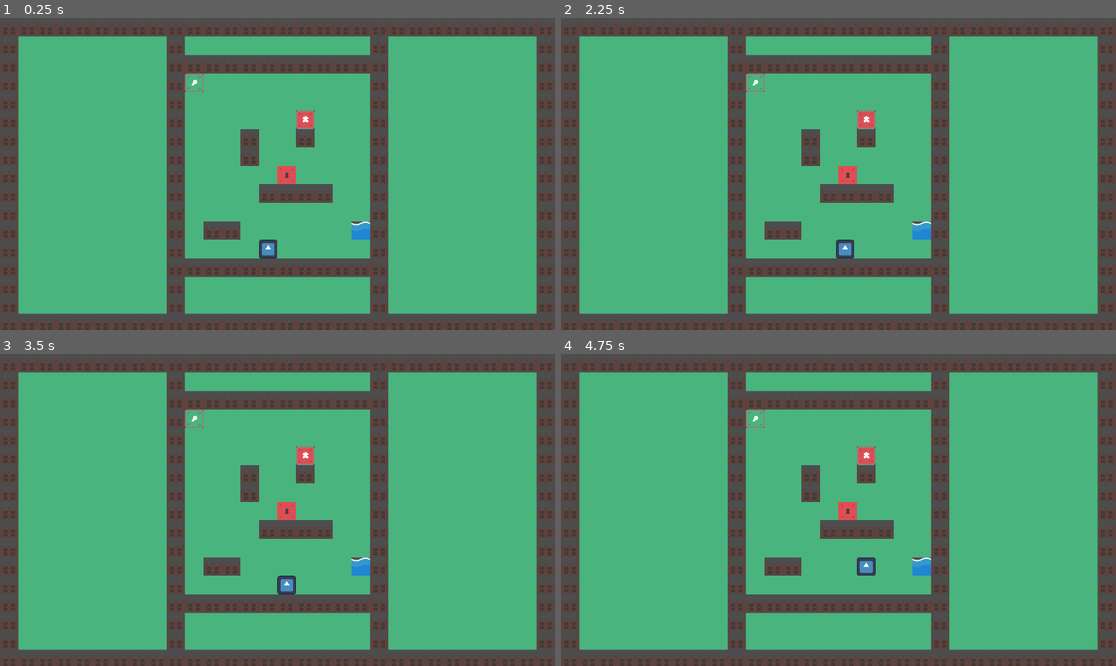
Above: before the commit, frames 1-4 (two rows, left to right).
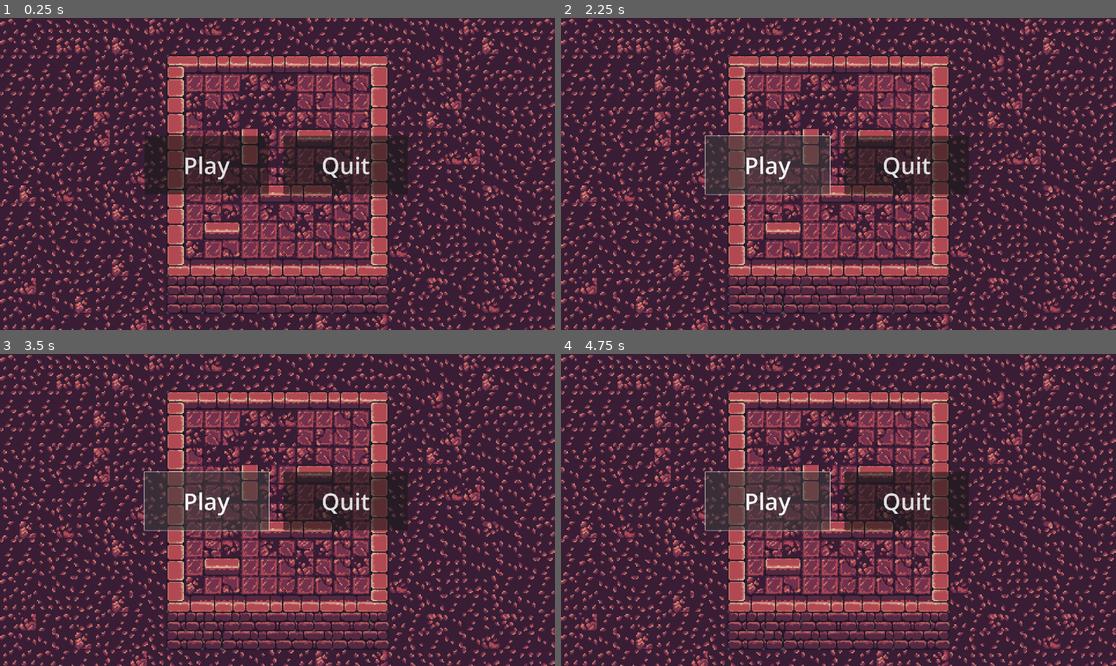
Above: after the commit, the same moments.

Repository: CrazyKamel/ggjMask
Game: Godot game, scene res://menu.tscn
Two runs of this game, one before a commit and one after it. Both use one fixed random seed, a clock stepped at 60 frames per second and the inputs below. Before the commit the project starts from res://main.tscn. The engine's default icon, where the game draws it, is replaced by a stand-in: a white triangle on a blue panel in a dark square.
Inputs (mouse positions are in pixels of both pictures, inside the frame that each line leads up to):
- Up to frame 1 (0.25 s): no input
- Up to frame 2 (2.25 s): click (766, 164) at 0.5 s, where only the run after the commit has a clickable "Play"; click (766, 164) at 1.25 s, where only the run after the commit has a clickable "Play"; tap Enter at 2 s; hold Right (Right) from 2.03 s (still down)
- Up to frame 3 (3.5 s): tap Space at 2.75 s; release Right (Right) at 2.78 s; hold Down (Down) from 2.78 s (still down)
- Up to frame 4 (4.75 s): tap Enter at 3.5 s; release Down (Down) at 3.53 s; hold Right (Right) 3.53-4.28 s; tap Space at 4.25 s; hold Up (Up) from 4.28 s (still down)

The runs differ from the first frame. In frame 1, 98% of the frame differs, in the area x 0-100%, y 0-100%; in frame 2, 98%; in frame 3, 98%; in frame 4, 98%.
Error after the commit: Invalid call. Nonexistent function 'goto_scene' in base 'Nil'. (res://menu.gd:15)

Commit message:
add menu + échap

Diff:
--- /dev/null
+++ b/global.gd
@@ -0,0 +1,40 @@
+extends Node
+
+var current_scene = null
+
+func _ready():
+	var root = get_tree().root
+	current_scene = root.get_child(root.get_child_count() - 1)
+
+# Called every frame. 'delta' is the elapsed time since the previous frame.
+func _process(_delta):
+	pass
+
+func goto_scene(path):
+	# This function will usually be called from a signal callback,
+	# or some other function in the current scene.
+	# Deleting the current scene at this point is
+	# a bad idea, because it may still be executing code.
+	# This will result in a crash or unexpected behavior.
+
+	# The solution is to defer the load to a later time, when
+	# we can be sure that no code from the current scene is running:
+
+	call_deferred("_deferred_goto_scene", path)
+
+
+func _deferred_goto_scene(path):
+	# It is now safe to remove the current scene.
+	current_scene.free()
+
+	# Load the new scene.
+	var s = ResourceLoader.load(path)
+
+	# Instance the new scene.
+	current_scene = s.instantiate()
+
+	# Add it to the active scene, as child of root.
+	get_tree().root.add_child(current_scene)
+
+	# Optionally, to make it compatible with the SceneTree.change_scene_to_file() API.
+	get_tree().current_scene = current_scene
--- /dev/null
+++ b/menu.gd
@@ -0,0 +1,19 @@
+extends Node2D
+
+
+# Called when the node enters the scene tree for the first time.
+func _ready() -> void:
+	pass # Replace with function body.
+
+
+# Called every frame. 'delta' is the elapsed time since the previous frame.
+func _process(delta: float) -> void:
+	pass
+
+
+func _on_button_pressed() -> void:
+	Global.goto_scene("res://main.tscn")
+
+
+func _on_button_2_pressed() -> void:
+	get_tree().quit()
--- /dev/null
+++ b/menu.tscn
@@ -0,0 +1,31 @@
+[gd_scene format=3 uid="uid://bmhc0txc6t0tu"]
+
+[ext_resource type="Script" uid="uid://bmhvgppywu3jc" path="res://menu.gd" id="1_lti8b"]
+[ext_resource type="Texture2D" uid="uid://bm583jgxe22ja" path="res://assets/fond_menu.png" id="2_ouk20"]
+
+[node name="Menu" type="Node2D" unique_id=652178666]
+script = ExtResource("1_lti8b")
+
+[node name="TextureRect" type="TextureRect" parent="." unique_id=1578869467]
+offset_right = 1920.0
+offset_bottom = 1082.0
+texture = ExtResource("2_ouk20")
+
+[node name="Button" type="Button" parent="." unique_id=1224563035]
+offset_left = 500.0
+offset_top = 408.0
+offset_right = 930.0
+offset_bottom = 610.0
+theme_override_font_sizes/font_size = 80
+text = "Play"
+
+[node name="Button2" type="Button" parent="." unique_id=416149915]
+offset_left = 981.0
+offset_top = 408.0
+offset_right = 1411.0
+offset_bottom = 610.0
+theme_override_font_sizes/font_size = 80
+text = "Quit"
+
+[connection signal="pressed" from="Button" to="." method="_on_button_pressed"]
+[connection signal="pressed" from="Button2" to="." method="_on_button_2_pressed"]
--- a/player_movement.gd
+++ b/player_movement.gd
@@ -103,6 +103,8 @@
 		mask_strengh=mask_strengh*0.5
 		if mask_strengh < 0.05:
 			mask_strengh = 0
+	if Input.is_action_just_pressed("ui_cancel"):
+		Global.goto_scene("res://menu.tscn")
 
 
 func _on_crounch_timeout() -> void:
--- a/project.godot
+++ b/project.godot
@@ -15,9 +15,13 @@
 [application]
 
 config/name="ggjMask"
-run/main_scene="res://main.tscn"
+run/main_scene="res://menu.tscn"
 config/features=PackedStringArray("4.6", "Forward Plus")
 config/icon="res://icon.svg"
+
+[autoload]
+
+Global="*uid://k8pkwyui3jqw"
 
 [display]
 
Binary file added: assets/fond_menu.png
Not shown, added: assets/fond_menu.png.import
Not shown: 1 places in main.tscn that only renumber resources
